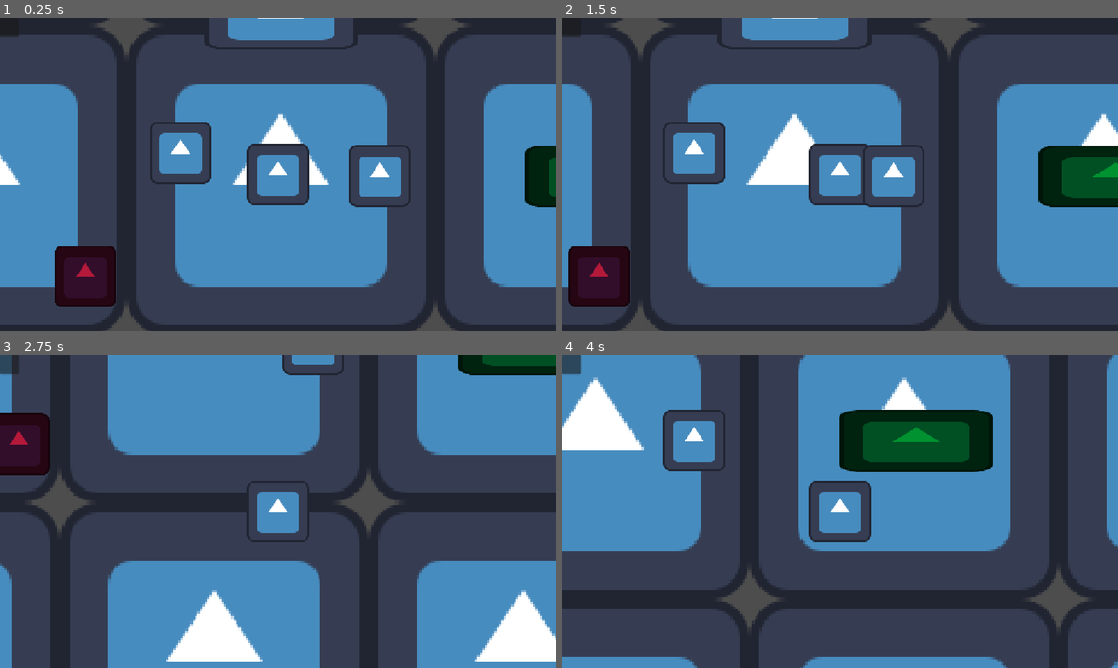
Above: before the commit, frames 1-4 (two rows, left to right).
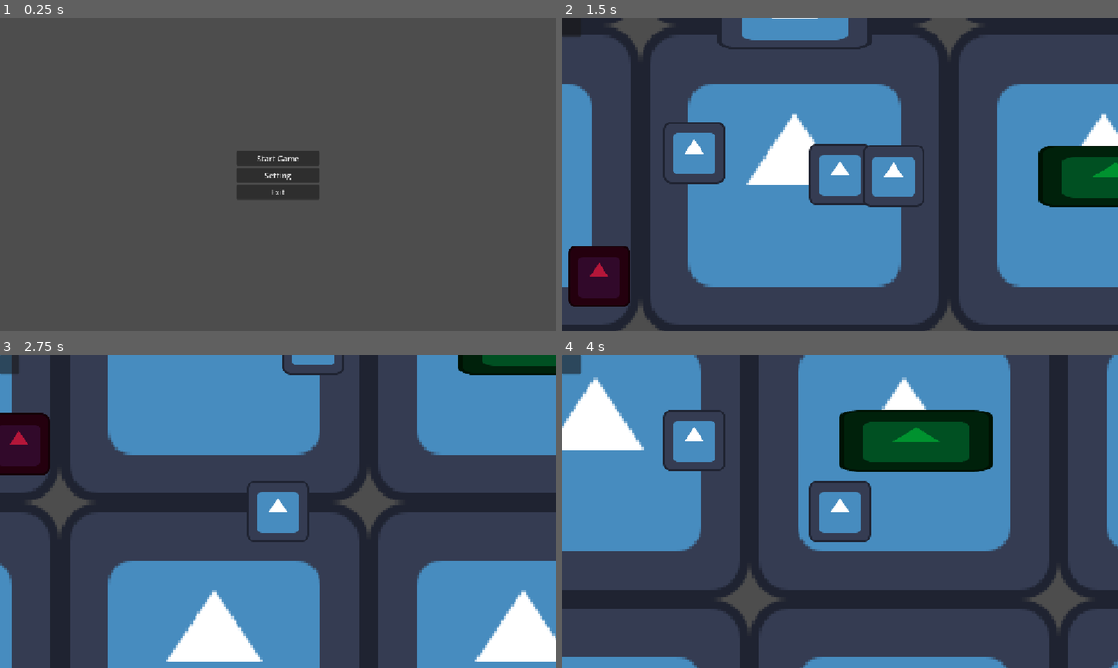
Above: after the commit, the same moments.

Repository: Yatagarasu163/Mini-Jame-Gam-59
Game: Godot game, scene res://Scenes/titlescreen.tscn
Two runs of this game, one before a commit and one after it. Both use one fixed random seed, a clock stepped at 60 frames per second and the inputs below. Before the commit the project starts from res://Scenes/main_game.tscn. The engine's default icon, where the game draws it, is replaced by a stand-in: a white triangle on a blue panel in a dark square.
Inputs (mouse positions are in pixels of both pictures, inside the frame that each line leads up to):
- Up to frame 1 (0.25 s): no input
- Up to frame 2 (1.5 s): click (840, 158) at 0.5 s, where only the run after the commit has a clickable "Start Game"; tap Enter at 1.25 s; hold D (move_right) from 1.28 s (still down); tap E (interact) at 1.35 s
- Up to frame 3 (2.75 s): tap Space (mash_space) at 2 s; release D (move_right) at 2.03 s; hold S (move_down) from 2.03 s (still down); tap F (mash_f) at 2.1 s
- Up to frame 4 (4 s): release S (move_down) at 2.78 s; hold D (move_right) 2.78-3.53 s; tap Q (mash_q) at 2.85 s; hold W (move_up) from 3.53 s (still down); tap R (mash_r) at 3.6 s

The runs differ from the first frame. In frame 1, 56% of the frame differs, in the area x 0-100%, y 0-100%; in frame 2, less than 0.1%; in frame 3, less than 0.1%; in frame 4, less than 0.1%.

Commit message:
patched up title stuff

Diff:
--- a/Code-y Bits/titlescreen.gd
+++ b/Code-y Bits/titlescreen.gd
@@ -10,7 +10,7 @@
 @onready var start_game: Button = %StartGame
 @onready var setting_button: Button = %SettingButton
 @onready var exit: Button = %ExitButton
-@onready var start_level = preload("res://Scenes/main.tscn") as PackedScene #put the main scene in this
+@onready var start_level = preload("res://Scenes/main_game.tscn") as PackedScene #put the main scene in this
 
 #endregion
 
--- a/Scenes/main_game.tscn
+++ b/Scenes/main_game.tscn
@@ -9,9 +9,6 @@
 [ext_resource type="PackedScene" uid="uid://cvrejer7q53ep" path="res://Prefabs/test_enemy.tscn" id="7_6y7pd"]
 [ext_resource type="PackedScene" uid="uid://nwbor2efjgho" path="res://Prefabs/test_machine.tscn" id="8_73nn6"]
 [ext_resource type="Script" uid="uid://lvcpmi2l4wa3" path="res://Code-y Bits/tomato_collection.gd" id="9_73nn6"]
-
-[sub_resource type="RectangleShape2D" id="RectangleShape2D_xrivr"]
-size = Vector2(128, 129)
 
 [sub_resource type="CircleShape2D" id="CircleShape2D_njqwk"]
 
@@ -29,12 +26,6 @@
 
 [node name="Health" type="Node" parent="Player" unique_id=2145005945]
 script = ExtResource("4_mgc0q")
-
-[node name="HurtBox" type="Area2D" parent="Player" unique_id=1753241642]
-
-[node name="CollisionShape2D" type="CollisionShape2D" parent="Player/HurtBox" unique_id=161778912]
-position = Vector2(0, -0.5)
-shape = SubResource("RectangleShape2D_xrivr")
 
 [node name="Interaction" type="Node" parent="Player" unique_id=191862313]
 script = ExtResource("5_6y7pd")
@@ -190,7 +181,6 @@
 [node name="Sprite2D" parent="BottlingrMachine" index="0" unique_id=1522078674]
 modulate = Color(4.813075e-08, 0.5721783, 0.18850693, 1)
 
-[connection signal="body_entered" from="Player/HurtBox" to="Player" method="_on_hurt_box_body_entered"]
 [connection signal="body_entered" from="TomatoCollection/OutputPoint/FreshTomato" to="TomatoCollection" method="_on_fresh_tomato_body_entered"]
 [connection signal="body_exited" from="TomatoCollection/OutputPoint/FreshTomato" to="TomatoCollection" method="_on_fresh_tomato_body_exited"]
 [connection signal="body_entered" from="TomatoCollection/InteractionArea" to="TomatoCollection" method="_on_interaction_area_body_entered"]
--- a/Scenes/world_environment.tscn
+++ b/Scenes/world_environment.tscn
@@ -1,8 +1,8 @@
-[gd_scene load_steps=2 format=3 uid="uid://c1mxsmvbxpo7"]
+[gd_scene format=3 uid="uid://c1mxsmvbxpo7"]
 
 [sub_resource type="Environment" id="Environment_xk6ql"]
 background_mode = 3
 adjustment_enabled = true
 
-[node name="WorldEnvironment" type="WorldEnvironment"]
+[node name="WorldEnvironment" type="WorldEnvironment" unique_id=1593171481]
 environment = SubResource("Environment_xk6ql")
--- a/project.godot
+++ b/project.godot
@@ -11,13 +11,14 @@
 [application]
 
 config/name="Mini Jame Gam 59"
-run/main_scene="uid://wvrul5mdgnfg"
+run/main_scene="uid://bhmd2e67in41m"
 config/features=PackedStringArray("4.7", "Forward Plus")
 config/icon="res://Sprites and Shid/icon.svg"
 
 [autoload]
 
 GameManager="*uid://cyejorknxrv5a"
+GlobalWorldEnvironment="*uid://c1mxsmvbxpo7"
 
 [display]
 
